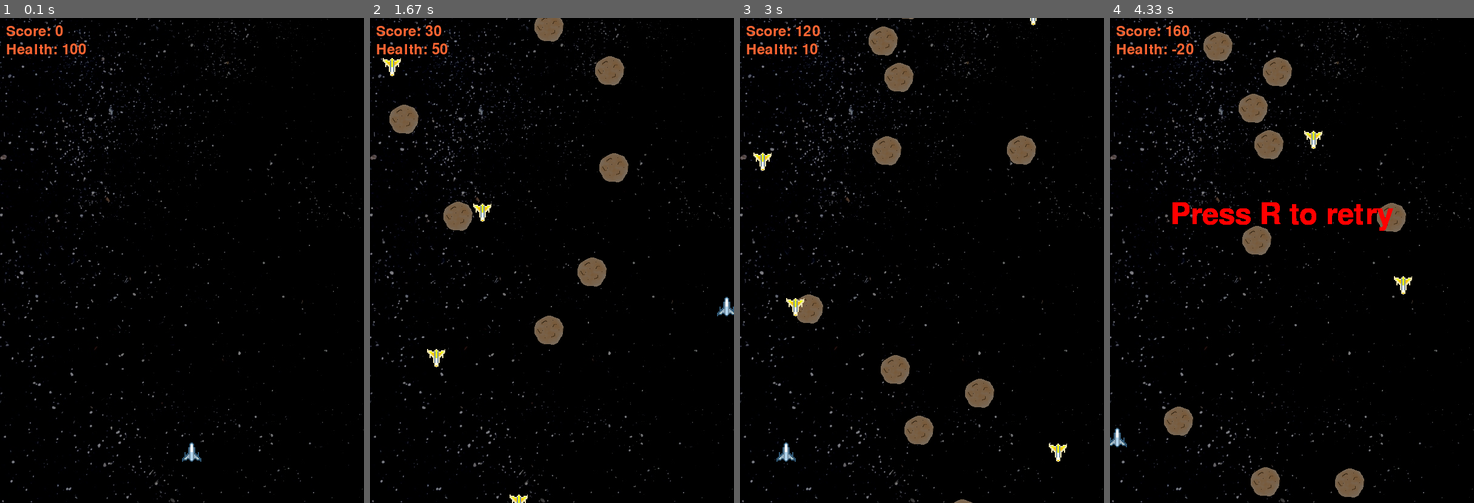
Above: before the commit, frames 1-4 (left to right).
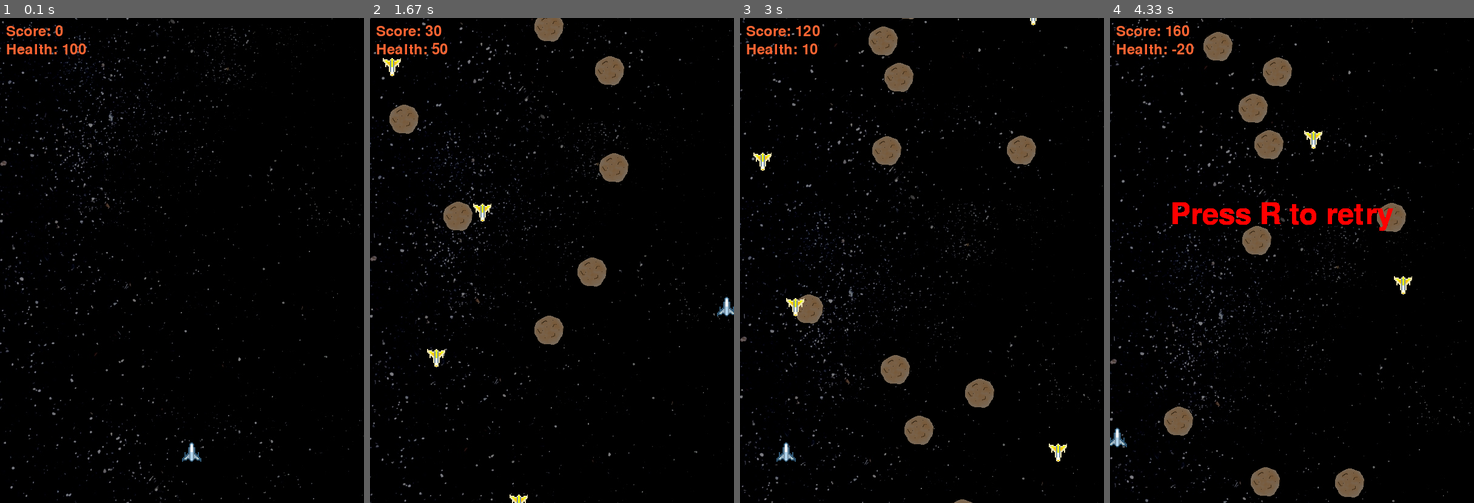
Above: after the commit, the same moments.

Repository: SteveHutchison/GroupPygame
Game: pygame game, started from Main.py
Same seed, same stepped clock (60 frames per second), same inputs: the game is played once before the commit and once after it.
Inputs:
- Up to frame 1 (0.1 s): no input
- Up to frame 2 (1.67 s): tap Space at 0.33 s; hold Right 0.67-1.13 s; hold Up 1.17-1.47 s
- Up to frame 3 (3 s): hold Left 2-2.53 s; hold Down 2.57-2.87 s; hold Left from 2.9 s (still down)
- Up to frame 4 (4.33 s): release Left at 3.3 s; hold Up 3.33-3.7 s

The runs differ from the first frame. In frame 1, 3.6% of the frame differs, in the area x 0-100%, y 0-100%; in frame 2, 3.5%; in frame 3, 3.6%; in frame 4, 3.5%.

Commit message:
Scrolling background

Diff:
--- a/Main.py
+++ b/Main.py
@@ -17,6 +17,8 @@
 	EXPLOSION_image = pygame.image.load("M:/groupPy/img/explosion_tiles.bmp")
 
 	backgroundRect = background.get_rect()
+	backgroundArea = backgroundRect
+	backgroundY = 0;
 
 	# set up the window
 	WINDOWWIDTH = 600
@@ -79,7 +81,7 @@
 	fighters = []
 
 	# explosion variables
-	frames = 17
+	EXPLOSIONFRAMES = 17
 	EXPLOSIONSIZE = 200
 	EXPLOSIONSCALE = 5
 	explosions = []
@@ -129,7 +131,7 @@
 						shooting = False
 
 			# draw the black background onto the surface
-			screen.blit(background, backgroundRect)
+
 			# add new enemies
 			asteroidCounter += 1
 			if asteroidCounter >= NEWASTEROID:
@@ -204,9 +206,12 @@
 				if e['frame'] >= 18:
 					explosions.remove(e)
 
-
 			# draw the black background onto the surface
-			screen.blit(background, backgroundRect)
+			backgroundY = backgroundY + 1
+			if backgroundY == 800:
+				backgroundY = 0
+			screen.blit(background, (0,backgroundY))
+			screen.blit(background,(0, backgroundY-800))
 
 			# move the player
 			if moveDown and player.bottom < WINDOWHEIGHT:
@@ -236,7 +241,7 @@
 					if (i['rect']).colliderect(b['rect']):
 						explosions.append({'frame': 0,
 						'rect': pygame.Rect(b['rect'].left, b['rect'].top, EXPLOSIONSIZE, EXPLOSIONSIZE),
-						'surface':pygame.transform.scale(EXPLOSION_image, (EXPLOSIONSIZE*17/5, EXPLOSIONSIZE/5))})
+						'surface':pygame.transform.scale(EXPLOSION_image, (EXPLOSIONSIZE*EXPLOSIONFRAMES/EXPLOSIONSCALE, EXPLOSIONSIZE/EXPLOSIONSCALE))})
 						score += 100
 						bullets.remove(i)
 						fighters.remove(b)
